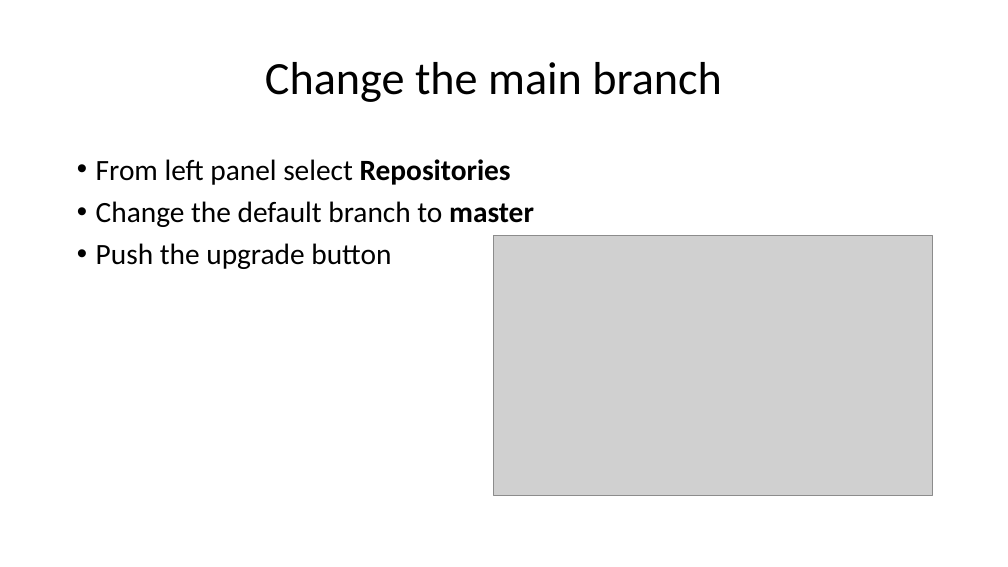
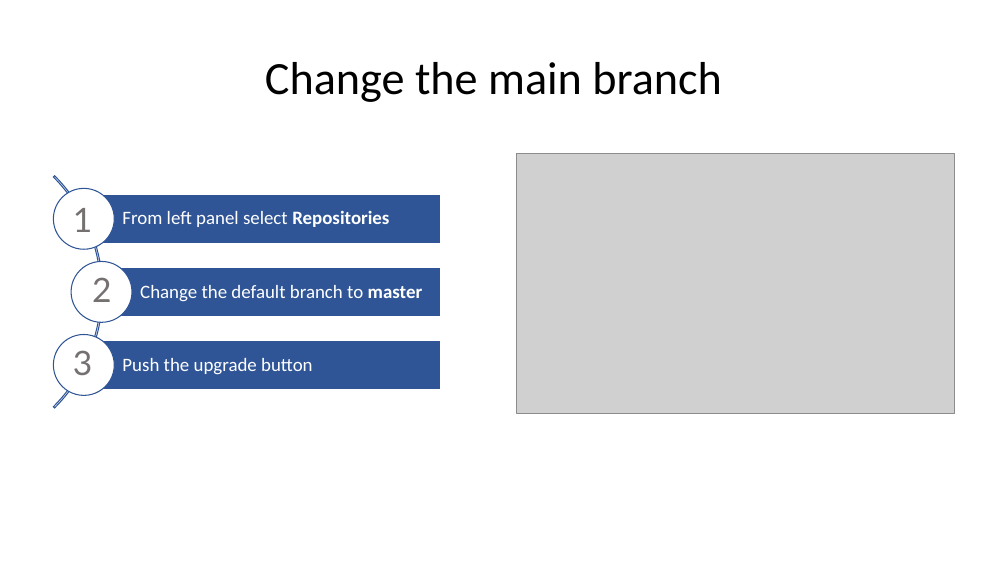
Before and after one commit to HesamMarshal/TutorialGit, a slide deck: slide 4 of GitTutorial.pptx. Drawn at 1008x567 pixels with LibreOffice and Linux fonts; fonts in the diff are those of the drawing; grey boxes stand for pictures. Boxes give left, top, right and bottom in pixels: in the first picture for what was removed or moved away, otherwise in the second. Text is boxed around its words. In the diff, an @@ line names an element or a change of style, - is before the commit and + after.

Commit message:
Slide-Modified: Change the main branch

```diff
--- a/GitTutorial.pptx
+++ b/GitTutorial.pptx
@@ arch (boxed as its full ring) added at (x1=0, y1=128, x2=103, y2=456), outline #2F5597 1 pt @@
@@ text removed at (x1=96, y1=159, x2=534, y2=269) @@
-• From left panel select Repositories
-• Change the default branch to master
-• Push the upgrade button
@@ picture moved from (x1=494, y1=235, x2=932, y2=495) to (x1=516, y1=154, x2=955, y2=414) @@
@@ ellipse added at (x1=54, y1=188, x2=115, y2=250), fill #FFFFFF, outline #2F5597 1 pt @@
@@ text added at (x1=73, y1=208, x2=92, y2=232), 32 pt, text #767171 @@
+1
@@ freeform shape added at (x1=84, y1=194, x2=441, y2=243), fill #2F5597, outline #FFFFFF 1 pt, 18 pt, text #FFFFFF @@
+From left panel select Repositories
@@ ellipse added at (x1=71, y1=262, x2=132, y2=323), fill #FFFFFF, outline #2F5597 1 pt @@
@@ freeform shape added at (x1=101, y1=268, x2=440, y2=316), fill #2F5597, outline #FFFFFF 1 pt, 18 pt, text #FFFFFF @@
+Change the default branch to master
@@ text added at (x1=92, y1=277, x2=111, y2=302), 32 pt, text #767171 @@
+2
@@ ellipse added at (x1=54, y1=334, x2=115, y2=395), fill #FFFFFF, outline #2F5597 1 pt @@
@@ text added at (x1=73, y1=350, x2=92, y2=375), 32 pt, text #767171 @@
+3
@@ freeform shape added at (x1=84, y1=341, x2=441, y2=389), fill #2F5597, outline #FFFFFF 1 pt, 18 pt, text #FFFFFF @@
+Push the upgrade button
```
